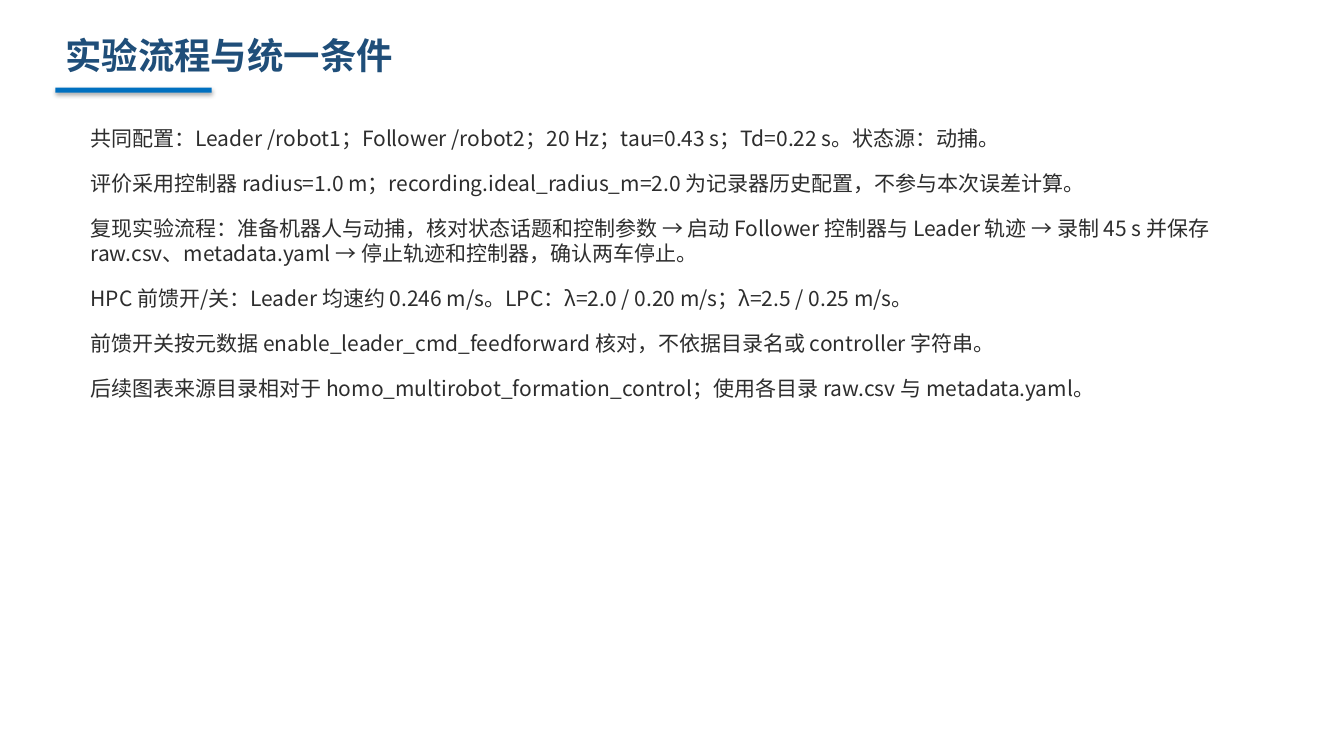
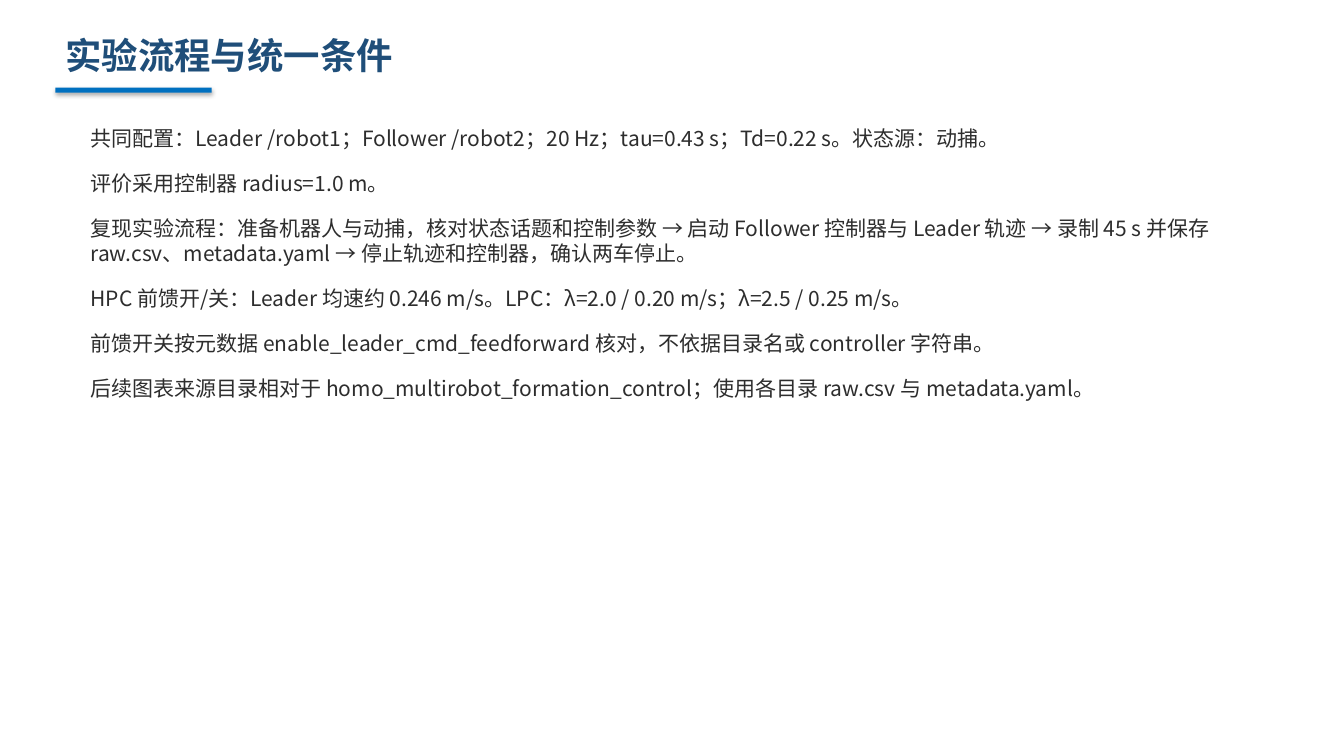
Before and after one commit to Davin-Liang/homo-ctrl-multirobot-ros2, a slide deck: slide 5 of docs/reports/2026-09-15-real-robot-tracking/双移动机器人实物跟踪实验汇报.pptx. Drawn at 1344x756 pixels with LibreOffice and Linux fonts; fonts in the diff are those of the drawing. Boxes give left, top, right and bottom in pixels: in the first picture for what was removed or moved away, otherwise in the second. Text is boxed around its words. In the diff, an @@ line names an element or a change of style, - is before the commit and + after.

Commit message:
精简实验报告评价半径说明

```diff
--- a/docs/reports/2026-09-15-real-robot-tracking/双移动机器人实物跟踪实验汇报.pptx
+++ b/docs/reports/2026-09-15-real-robot-tracking/双移动机器人实物跟踪实验汇报.pptx
@@ text at <box>91,173,389,193</box>: text changed @@
-评价采用控制器 radius=1.0 m；recording.ideal_radius_m=2.0 为记录器历史配置，不参与本次误差计算。
+评价采用控制器 radius=1.0 m。
```
Also in this commit, not shown: 4 other files.
